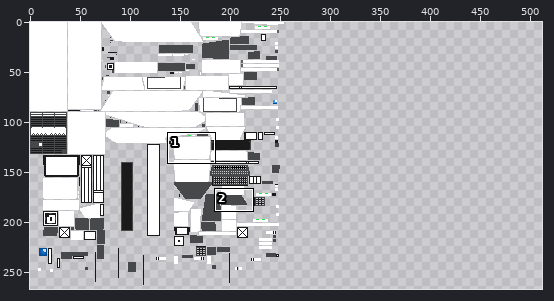
Two versions of one sprite sheet, doodle tank Resources/textures/entity/centurion_action_x/default.png. Above, an overview of the earlier version with the close-up marked.
Close-up. The starting point:
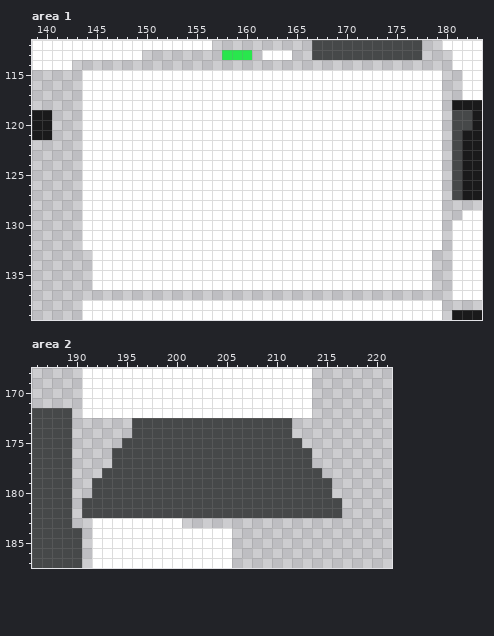
The file is 512x512 pixels. Shown: area 1: x 139..183, y 112..139; area 2: x 186..221, y 168..187. The wide view leaves out empty margins. The commit also changed other parts of the picture, which this record leaves out.
New version:
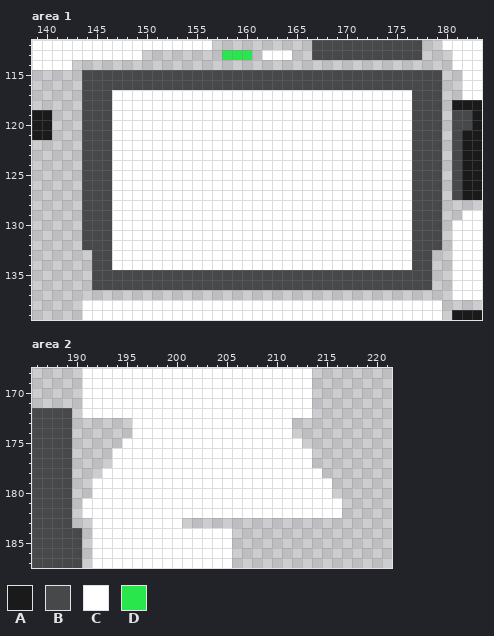
Palette (. is transparent): A #1a1a1b  B #464849  C #ffffff  D #29e64d
From old to new:
Changed rows in their new state; - is an unchanged pixel.
Area 1:
first column x 144:
115 BBBBBBBBBBBBBBBBBBBBBBBBBBBBBBBBBBBB
116 BBBBBBBBBBBBBBBBBBBBBBBBBBBBBBBBBBBB
117 BBB------------------------------BBB
118 BBB------------------------------BBB
119 BBB------------------------------BBB
120 BBB------------------------------BBB
121 BBB------------------------------BBB
122 BBB------------------------------BBB
123 BBB------------------------------BBB
124 BBB------------------------------BBB
125 BBB------------------------------BBB
126 BBB------------------------------BBB
127 BBB------------------------------BBB
128 BBB------------------------------BBB
129 BBB------------------------------BBB
130 BBB------------------------------BBB
131 BBB------------------------------BBB
132 BBB------------------------------BBB
133 -BB------------------------------BB-
134 -BB------------------------------BB-
135 -BBBBBBBBBBBBBBBBBBBBBBBBBBBBBBBBBB-
136 -BBBBBBBBBBBBBBBBBBBBBBBBBBBBBBBBBB-
Area 2:
first column x 191:
173 -----CCCCCCCCCCCCCCCC-----
174 -----CCCCCCCCCCCCCCCC-----
175 ----CCCCCCCCCCCCCCCCCC----
176 ---CCCCCCCCCCCCCCCCCCCC---
177 ---CCCCCCCCCCCCCCCCCCCC---
178 --CCCCCCCCCCCCCCCCCCCCCC--
179 -CCCCCCCCCCCCCCCCCCCCCCCC-
180 -CCCCCCCCCCCCCCCCCCCCCCCC-
181 CCCCCCCCCCCCCCCCCCCCCCCCCC
182 CCCCCCCCCCCCCCCCCCCCCCCCCC
Pixel boxes of the changes (left, top, right, bottom) in both close-ups:
changed: (82, 70, 442, 290)
changed: (82, 418, 342, 518)
